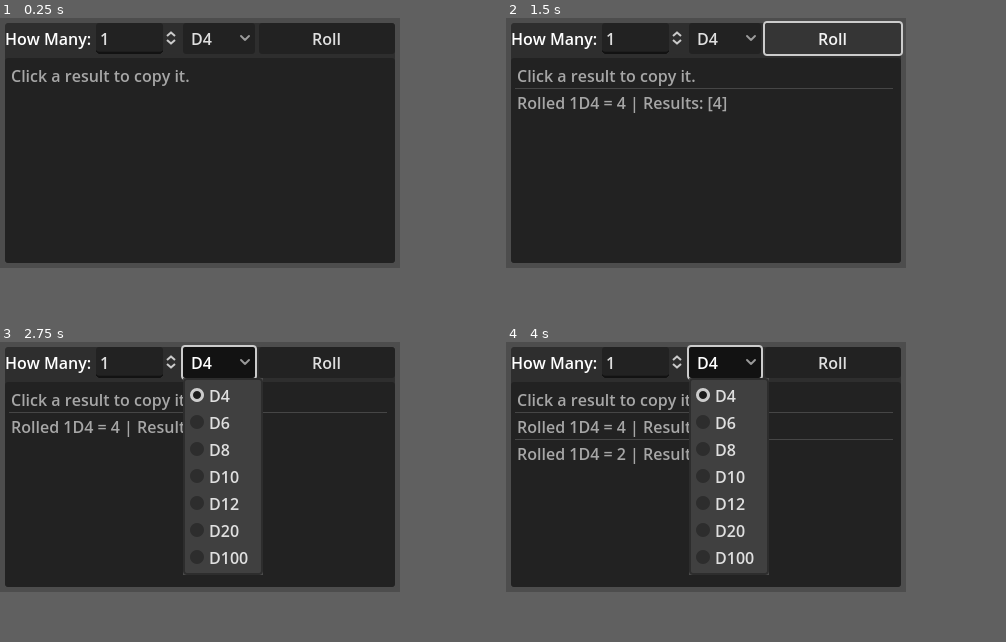
Above: before the commit, frames 1-4 (two rows, left to right).
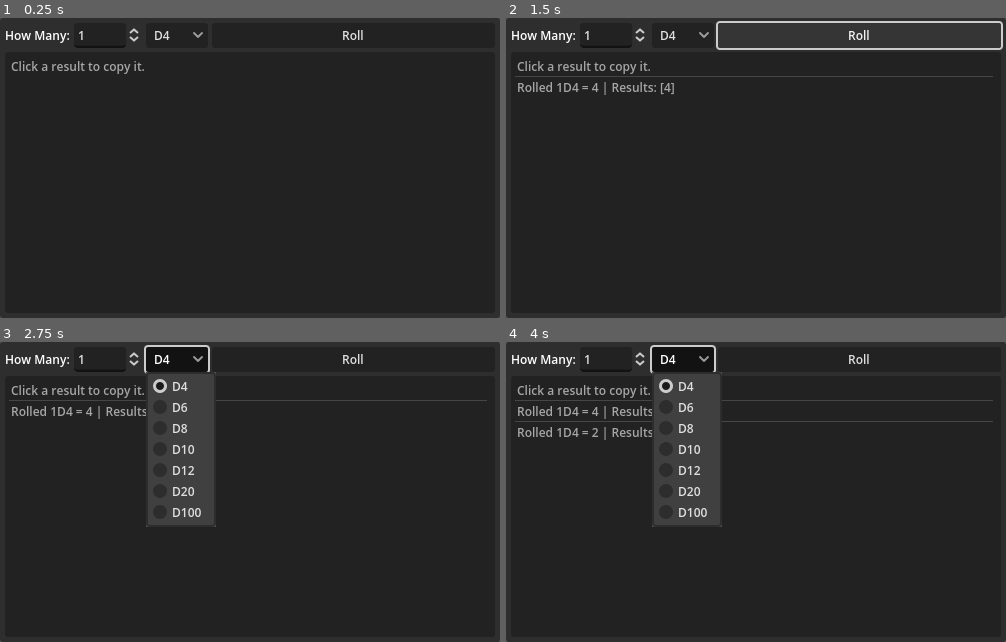
Above: after the commit, the same moments.

Repository: gsizer/DiceRoller
Game: Godot game, scene res://dice_roller.tscn
The game is run twice, just before and just after one commit, with the same random seed, the same clock (stepped at 60 frames per second) and the same inputs.
Inputs:
- Up to frame 1 (0.25 s): no input
- Up to frame 2 (1.5 s): click "D4" at 0.5 s; click "Roll" at 1.25 s
- Up to frame 3 (2.75 s): click "D4" at 2 s
- Up to frame 4 (4 s): click "Roll" at 2.75 s; click "D4" at 3.5 s
In our replay, the window is 400x250 before the commit and 500x300 after it. These sizes can differ from the game's own. Grey fills any space a smaller window leaves; there, only what the larger window draws over its background counts as a difference.

The runs differ from the first frame. In frame 1, 6.1% of the frame differs, in the area x 0-100%, y 0-100%; in frame 2, 8.3%; in frame 3, 18%; in frame 4, 18%.

Commit message:
Theme improvement
font size : 12pt
add about dialog
change window size
rearrange margin

Diff:
--- a/dice_roller.gd
+++ b/dice_roller.gd
@@ -15,6 +15,8 @@
 var _face := Dice.D4
 var _lastResults : Array[int] = []
 var _total : int = 0
+var AboutText : String = 'License: CC-BY-4.0
+src: github.com/gsizer/DiceRoller'
 
 func _ready():
 	_lastResults.clear()
@@ -69,3 +71,16 @@
 func _on_result_list_item_selected(index):
 	var rstring : String = ResultList.get_item_text(index)
 	DisplayServer.clipboard_set(rstring)
+
+func _input(event):
+	# listen for F12 then show about dialog
+	if event.is_action("About"):
+		var about := AcceptDialog.new()
+		about.dialog_autowrap = true
+		about.get_label().autowrap_mode = TextServer.AUTOWRAP_WORD_SMART
+		about.dialog_close_on_escape = true
+		about.title = "Information"
+		about.dialog_text = AboutText
+		get_tree().root.add_child(about)
+		about.popup_centered( Vector2i(300,50) )
+		about.visible = true
--- a/dice_roller.tscn
+++ b/dice_roller.tscn
@@ -1,35 +1,29 @@
-[gd_scene load_steps=2 format=3 uid="uid://b6tyqtf5d3erf"]
+[gd_scene load_steps=4 format=3 uid="uid://b6tyqtf5d3erf"]
 
 [ext_resource type="Script" path="res://dice_roller.gd" id="1_3amul"]
+
+[sub_resource type="SystemFont" id="SystemFont_gok67"]
+
+[sub_resource type="Theme" id="Theme_av3en"]
+default_font = SubResource("SystemFont_gok67")
+default_font_size = 12
 
 [node name="Main" type="Control" node_paths=PackedStringArray("CountSpin", "DieList", "ResultList")]
 layout_mode = 3
 anchors_preset = 15
 anchor_right = 1.0
 anchor_bottom = 1.0
-offset_right = -400.0
-offset_bottom = -250.0
 grow_horizontal = 2
 grow_vertical = 2
+size_flags_horizontal = 3
+size_flags_vertical = 3
+theme = SubResource("Theme_av3en")
 script = ExtResource("1_3amul")
-CountSpin = NodePath("MarginContainer/Panel/VBoxContainer/HBoxContainer/CountSpin")
-DieList = NodePath("MarginContainer/Panel/VBoxContainer/HBoxContainer/DieOption")
-ResultList = NodePath("MarginContainer/Panel/VBoxContainer/ResultList")
+CountSpin = NodePath("Panel/MarginContainer/VBoxContainer/HBoxContainer/CountSpin")
+DieList = NodePath("Panel/MarginContainer/VBoxContainer/HBoxContainer/DieOption")
+ResultList = NodePath("Panel/MarginContainer/VBoxContainer/ResultList")
 
-[node name="MarginContainer" type="MarginContainer" parent="."]
-custom_minimum_size = Vector2(400, 250)
-layout_mode = 1
-offset_right = 40.0
-offset_bottom = 40.0
-theme_override_constants/margin_left = 5
-theme_override_constants/margin_top = 5
-theme_override_constants/margin_right = 5
-theme_override_constants/margin_bottom = 5
-
-[node name="Panel" type="Panel" parent="MarginContainer"]
-layout_mode = 2
-
-[node name="VBoxContainer" type="VBoxContainer" parent="MarginContainer/Panel"]
+[node name="Panel" type="Panel" parent="."]
 layout_mode = 1
 anchors_preset = 15
 anchor_right = 1.0
@@ -37,28 +31,43 @@
 grow_horizontal = 2
 grow_vertical = 2
 
-[node name="HBoxContainer" type="HBoxContainer" parent="MarginContainer/Panel/VBoxContainer"]
+[node name="MarginContainer" type="MarginContainer" parent="Panel"]
+layout_mode = 1
+anchors_preset = 15
+anchor_right = 1.0
+anchor_bottom = 1.0
+grow_horizontal = 2
+grow_vertical = 2
+theme_override_constants/margin_left = 5
+theme_override_constants/margin_top = 5
+theme_override_constants/margin_right = 5
+theme_override_constants/margin_bottom = 5
+
+[node name="VBoxContainer" type="VBoxContainer" parent="Panel/MarginContainer"]
 layout_mode = 2
 
-[node name="Label" type="Label" parent="MarginContainer/Panel/VBoxContainer/HBoxContainer"]
+[node name="HBoxContainer" type="HBoxContainer" parent="Panel/MarginContainer/VBoxContainer"]
+layout_mode = 2
+
+[node name="Label" type="Label" parent="Panel/MarginContainer/VBoxContainer/HBoxContainer"]
 layout_mode = 2
 text = "How Many:"
 
-[node name="CountSpin" type="SpinBox" parent="MarginContainer/Panel/VBoxContainer/HBoxContainer"]
+[node name="CountSpin" type="SpinBox" parent="Panel/MarginContainer/VBoxContainer/HBoxContainer"]
 layout_mode = 2
 min_value = 1.0
 value = 1.0
 
-[node name="DieOption" type="OptionButton" parent="MarginContainer/Panel/VBoxContainer/HBoxContainer"]
+[node name="DieOption" type="OptionButton" parent="Panel/MarginContainer/VBoxContainer/HBoxContainer"]
 layout_mode = 2
 allow_reselect = true
 
-[node name="BtnRoll" type="Button" parent="MarginContainer/Panel/VBoxContainer/HBoxContainer"]
+[node name="BtnRoll" type="Button" parent="Panel/MarginContainer/VBoxContainer/HBoxContainer"]
 layout_mode = 2
 size_flags_horizontal = 3
 text = "Roll"
 
-[node name="ResultList" type="ItemList" parent="MarginContainer/Panel/VBoxContainer"]
+[node name="ResultList" type="ItemList" parent="Panel/MarginContainer/VBoxContainer"]
 layout_mode = 2
 size_flags_vertical = 3
 tooltip_text = "Click a result to copy it."
@@ -66,7 +75,7 @@
 allow_search = false
 same_column_width = true
 
-[connection signal="value_changed" from="MarginContainer/Panel/VBoxContainer/HBoxContainer/CountSpin" to="." method="_on_count_spin_value_changed"]
-[connection signal="item_selected" from="MarginContainer/Panel/VBoxContainer/HBoxContainer/DieOption" to="." method="_on_die_option_item_selected"]
-[connection signal="pressed" from="MarginContainer/Panel/VBoxContainer/HBoxContainer/BtnRoll" to="." method="_on_btn_roll_pressed"]
-[connection signal="item_selected" from="MarginContainer/Panel/VBoxContainer/ResultList" to="." method="_on_result_list_item_selected"]
+[connection signal="value_changed" from="Panel/MarginContainer/VBoxContainer/HBoxContainer/CountSpin" to="." method="_on_count_spin_value_changed"]
+[connection signal="item_selected" from="Panel/MarginContainer/VBoxContainer/HBoxContainer/DieOption" to="." method="_on_die_option_item_selected"]
+[connection signal="pressed" from="Panel/MarginContainer/VBoxContainer/HBoxContainer/BtnRoll" to="." method="_on_btn_roll_pressed"]
+[connection signal="item_selected" from="Panel/MarginContainer/VBoxContainer/ResultList" to="." method="_on_result_list_item_selected"]
--- a/project.godot
+++ b/project.godot
@@ -20,8 +20,8 @@
 
 [display]
 
-window/size/viewport_width=400
-window/size/viewport_height=250
+window/size/viewport_width=500
+window/size/viewport_height=300
 window/size/resizable=false
 
 [editor_plugins]
@@ -60,6 +60,11 @@
 "events": [Object(InputEventKey,"resource_local_to_scene":false,"resource_name":"","device":-1,"window_id":0,"alt_press …(192 unchanged characters)…
 ]
 }
+About={
+"deadzone": 0.5,
+"events": [Object(InputEventKey,"resource_local_to_scene":false,"resource_name":"","device":-1,"window_id":0,"alt_pressed":false,"shift_pressed":false,"ctrl_pressed":false,"meta_pressed":false,"pressed":false,"keycode":0,"physical_keycode":4194343,"key_label":0,"unicode":0,"location":0,"echo":false,"script":null)
+]
+}
 
 [rendering]
 
